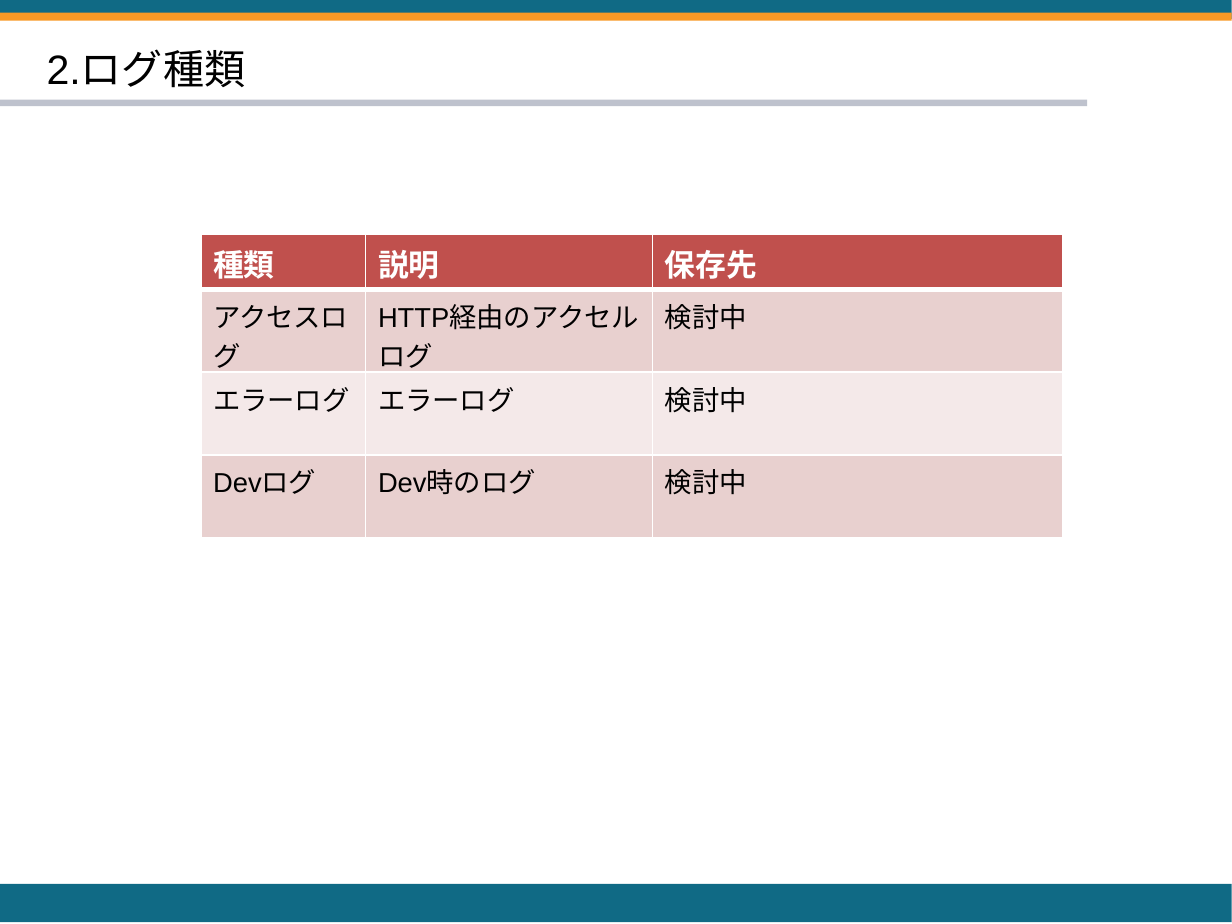
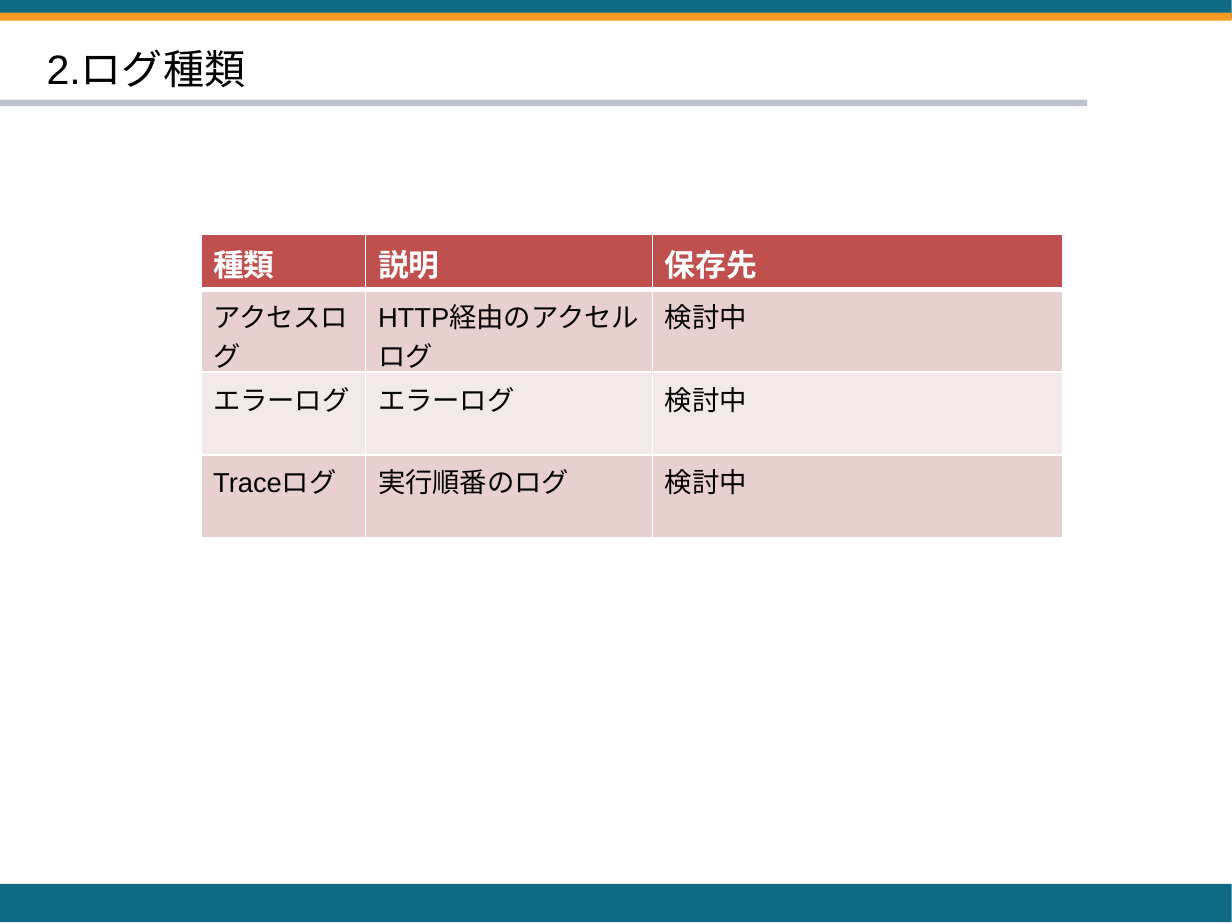
Before and after one commit to HACHIX-CORPORATION/CodingRules, a slide deck: slide 3 of ログルール/Webシステムのログルール.pptx. Drawn at 1232x924 pixels with LibreOffice and Linux fonts; fonts in the diff are those of the drawing. Boxes give left, top, right and bottom in pixels: in the first picture for what was removed or moved away, otherwise in the second. Text is boxed around its words. In the diff, an @@ line names an element or a change of style, - is before the commit and + after.

```diff
--- a/ログルール/Webシステムのログルール.pptx
+++ b/ログルール/Webシステムのログルール.pptx
@@ table at (201,234,1063,537) @@
-row 4, column 1: Devログ
+row 4, column 1: Traceログ
-row 4, column 2: Dev時のログ
+row 4, column 2: 実行順番のログ
```
Also in this commit, not shown: 1 other slide changed, 1 slide added, 1 other file.
